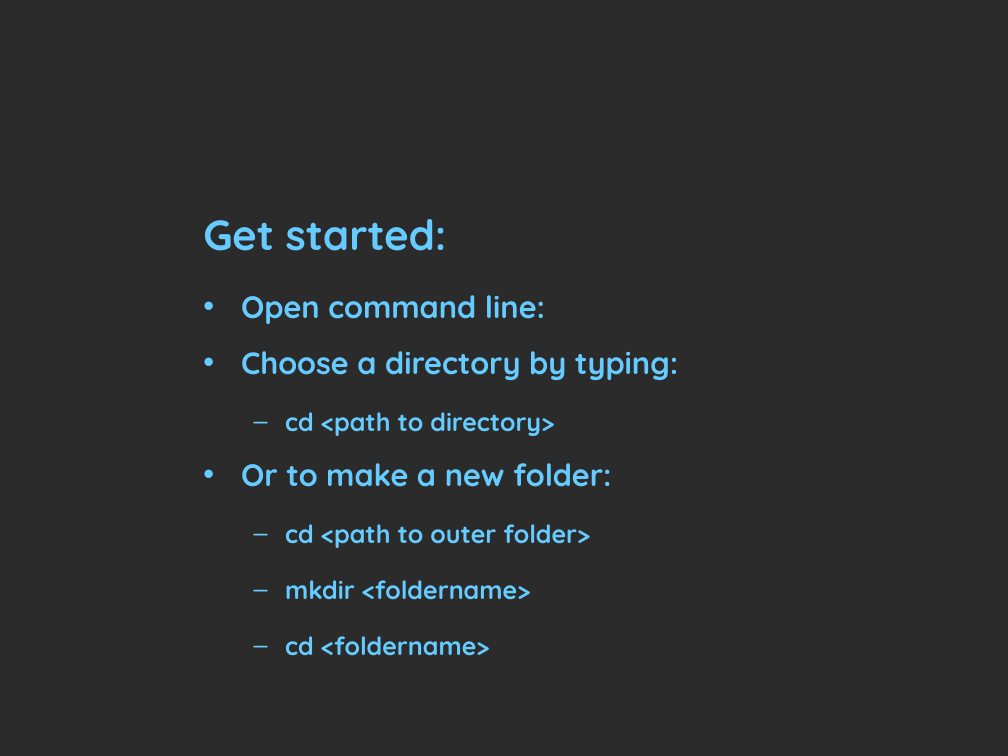
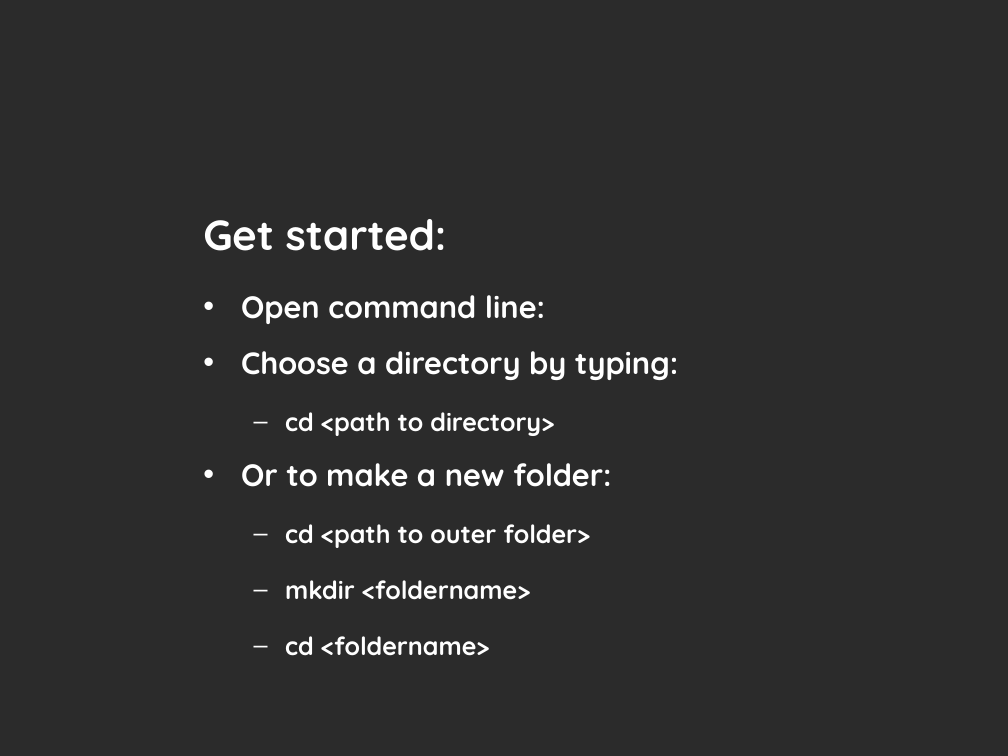
Before and after one commit to Barstad/Auto-BAHN, a slide deck: slide 3 of git_intro.pptx. Drawn at 1008x756 pixels with LibreOffice and Linux fonts; fonts in the diff are those of the drawing; background and template pictures are left out; a plain dark background stands for a picture behind light text. Boxes give left, top, right and bottom in pixels: in the first picture for what was removed or moved away, otherwise in the second. Text is boxed around its words. In the diff, an @@ line names an element or a change of style, - is before the commit and + after.

```diff
--- a/git_intro.pptx
+++ b/git_intro.pptx
@@ title "Get started:" at [203,219,447,251]: text colour #66CCFF to #FFFFFF @@
@@ text "Open command line:" at [241,295,678,656]: text colour #66CCFF to #FFFFFF @@
```
Also in this commit, not shown: 4 other slides changed, 1 slide added.
